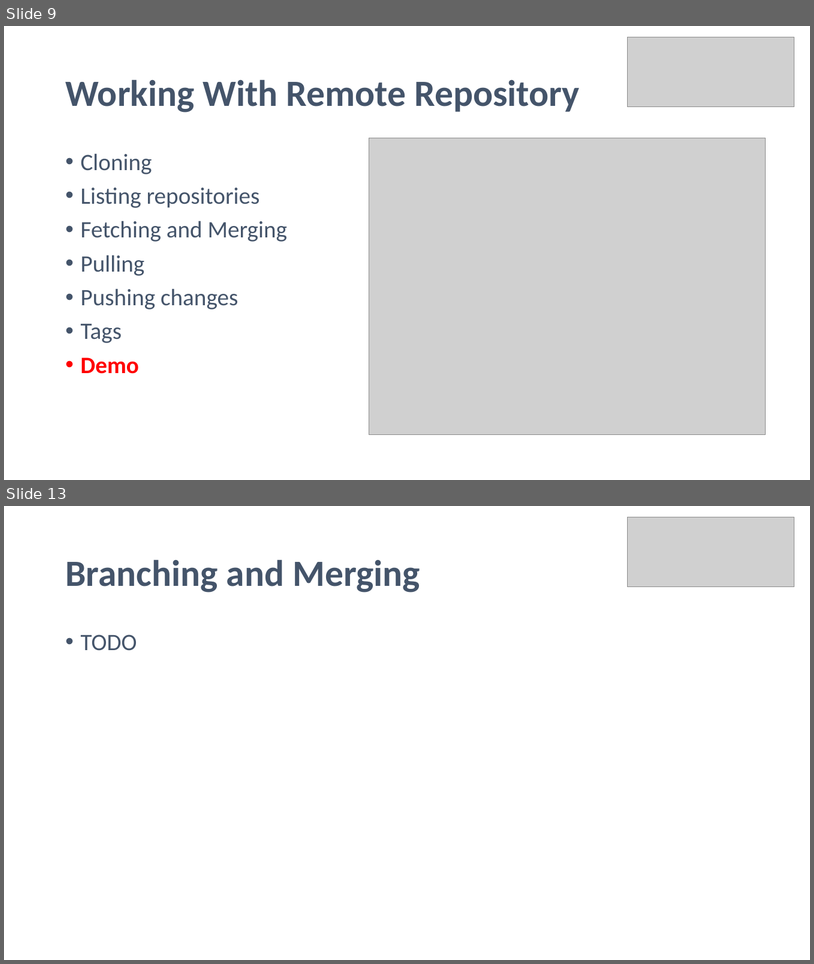
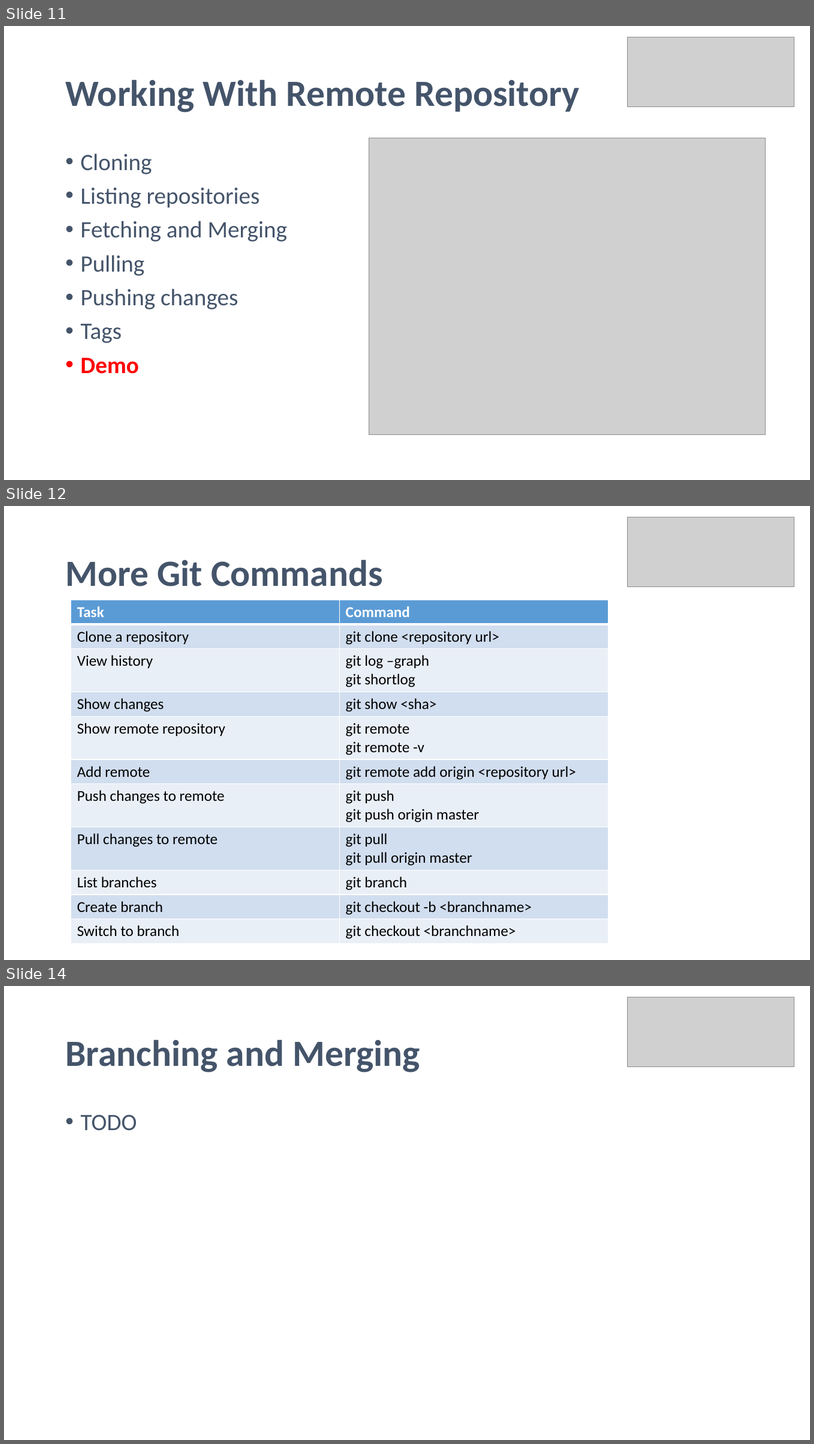
Before and after one commit to noelmcgrath/GitPresentation, a slide deck: Introduction to Git and GitHub.pptx. Shown one above the other, each under a label of ours: slides 9 and 13 before the commit, slides 11, 12 and 14 after it; the slides between them are not shown. The pictures are 814x964 and 814x1444 pixels, drawn with LibreOffice and Linux fonts; fonts in the diff are those of the drawing; grey boxes stand for pictures. Boxes give left, top, right and bottom in pixels: in the first picture for what was removed or moved away, otherwise in the second. Text is boxed around its words. In the diff, an @@ line names an element or a change of style, - is before the commit and + after.

Commit message:
Added slodes for commands

```diff
--- a/Introduction to Git and GitHub.pptx
+++ b/Introduction to Git and GitHub.pptx
@@ slide 12 added at <box>4,506,810,960</box>, background #FFFFFF @@
@@ picture added at <box>629,517,795,587</box> @@
@@ title added at <box>65,559,383,586</box>, 44 pt, text #44546A, bold @@
+More Git Commands
@@ table added at <box>71,600,608,941</box>, 11 rows, 2 columns @@
+Task | Command
+Clone a repository | git clone <repository url>
+View history | git log –graph / git shortlog
+Show changes | git show <sha>
+Show remote repository | git remote / git remote -v
+Add remote | git remote add origin <repository url>
+Push changes to remote | git push / git push origin master
+Pull changes to remote | git pull / git pull origin master
+List branches | git branch
+Create branch | git checkout -b <branchname>
+Switch to branch | git checkout <branchname>
@@ what was slide 9 is now slide 11 @@
@@ what was slide 13 is now slide 14 @@
```
Also in this commit, not shown: 6 slides changed, 3 other slides added.
